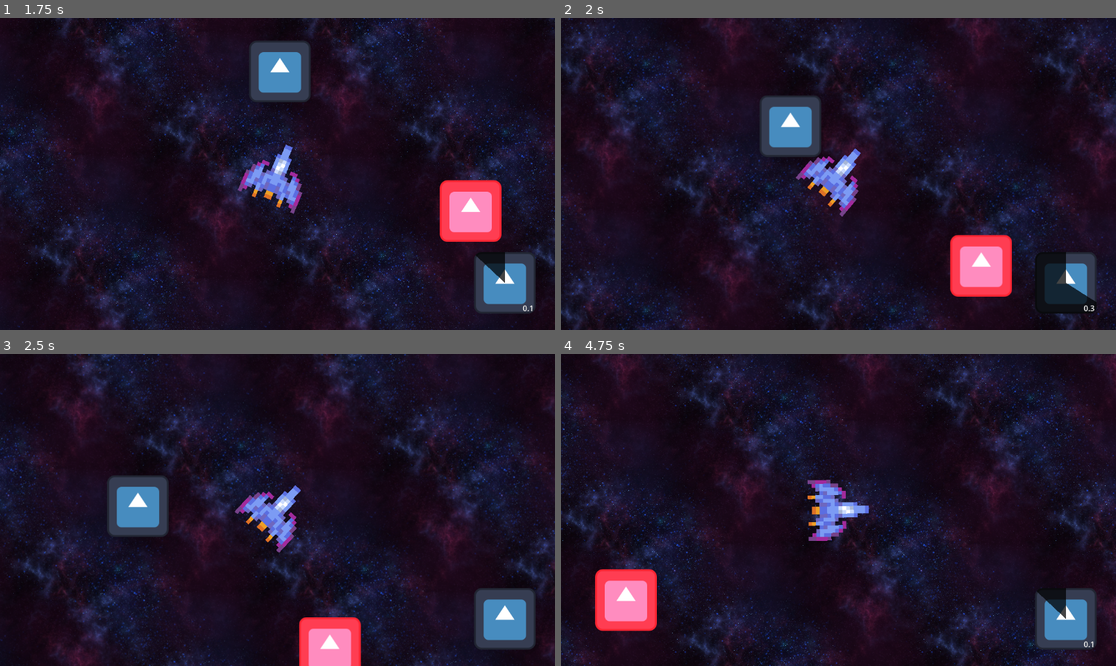
Above: before the commit, frames 1-4 (two rows, left to right).
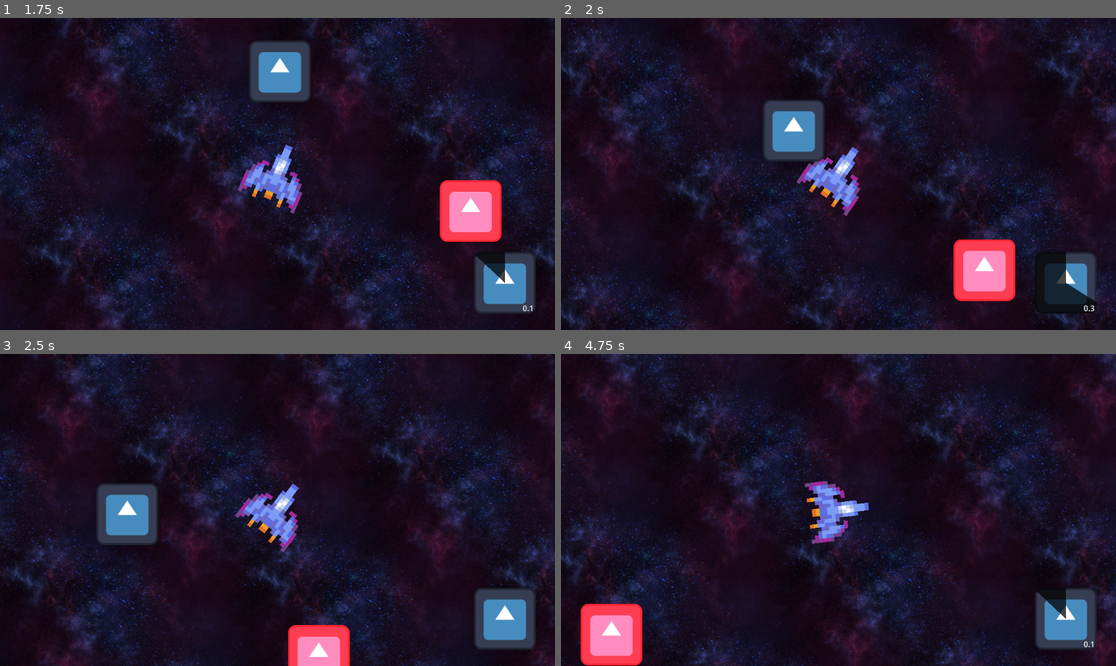
Above: after the commit, the same moments.

Repository: joegriffin2000/starship_jousting_godot
Game: Godot game, scene res://mainspace.tscn
Same seed, same stepped clock (60 frames per second), same inputs: the game is played once before the commit and once after it. The engine's default icon, where the game draws it, is replaced by a stand-in: a white triangle on a blue panel in a dark square.
Inputs (mouse positions are in pixels of both pictures, inside the frame that each line leads up to):
- Up to frame 1 (1.75 s): click (505, 283) at 0.5 s; move the mouse to (399, 158) at 1.27 s; hold D (right) from 1.28 s (still down); hold Space (dash) from 1.28 s (still down); click (399, 158) at 1.42 s
- Up to frame 2 (2 s): keep holding D (right); keep holding Space (dash)
- Up to frame 3 (2.5 s): release D (right) at 2 s; release Space (dash) at 2 s; drag from (166, 525) to (416, 603) at 2.02 s
- Up to frame 4 (4.75 s): move the mouse to (894, 441) at 2.77 s; press the mouse at (894, 441) at 2.78 s; hold D (right) 2.78-3.5 s; tap Space (dash) at 3.05 s; release the mouse at (894, 441) at 3.5 s; drag from (810, 572) to (672, 463) at 3.52 s; move the mouse to (1005, 556) at 4.27 s; hold A (left) from 4.28 s (still down); hold Space (dash) from 4.28 s (still down)

Frame 1 is identical in both runs. In frame 2, 10% of the frame differs, in the area x 0-100%, y 0-100%; in frame 3, 15%; in frame 4, 20%.

Commit message:
made some variables global annd change hitbox of ship

Diff:
--- a/UI/gameOverScreen.tscn
+++ b/UI/gameOverScreen.tscn
@@ -1,7 +1,7 @@
 [gd_scene load_steps=4 format=3 uid="uid://b11glto6yoca8"]
 
 [ext_resource type="Script" path="res://UI/gameOverScreen.gd" id="1_ivkvd"]
-[ext_resource type="FontVariation" uid="uid://cqgxin5irqgf7" path="res://Fonts/pixelFont.tres" id="2_hqkl0"]
+[ext_resource type="FontVariation" uid="uid://cqgxin5irqgf7" path="res://fonts/pixelFont.tres" id="2_hqkl0"]
 
 [sub_resource type="StyleBoxFlat" id="StyleBoxFlat_20lhd"]
 bg_color = Color(0.164706, 0.152941, 0.211765, 0.647059)
--- a/logic/ship.gd
+++ b/logic/ship.gd
@@ -6,9 +6,6 @@
 @onready var dash = $Dash_Cooldown
 @onready var iframes = 0 # Put a timer here I need to ask how to set that up
 
-var health = 1
-var credits = 0
-var totalScore = 100
 var rotation_direction = 0
 
 signal player_died(score)
@@ -17,7 +14,7 @@
 	pass
 
 func get_input():
-	if health >= 1:
+	if ShipData.health >= 1:
 		if Input.is_action_pressed("dash") and !dash.is_in_cd() and ShipData.knockback == false:
 			action.start_dash(ShipData.dash_length)
 			dash.start_cd(ShipData.dash_cd)
@@ -54,14 +51,14 @@
 # This function handles taking damage.
 # Note: Put timer here for i-frames.
 func take_damage():
-	health -= 1
-	if health < 1:
+	ShipData.health -= 1
+	if ShipData.health < 1:
 		death()
 
 # This function handles when the player reaches 0 HP.
 func death():
 	# Need a better solution for how to freeze player inputs
-	player_died.emit(totalScore)
+	player_died.emit(ShipData.totalScore)
 
 func _on_dmg_rock_took_damage() -> void:
 	take_damage()
--- a/logic/ship_data.gd
+++ b/logic/ship_data.gd
@@ -14,3 +14,22 @@
 
 #Ship resources
 @export var credits = 0
+@export var health = 1
+@export var totalScore = 100
+
+func reset():
+	speed = 300
+	rotation_speed = 3
+	dash_speed = 900
+	dash_length = 0.3
+	dash_cd = 0.5
+	knock_back_time = 0.3
+
+	#Ship states
+	knockback = false
+	dash = false
+
+	#Ship resources
+	credits = 0
+	health = 1
+	totalScore = 100
--- a/ship.tscn
+++ b/ship.tscn
@@ -1,13 +1,9 @@
-[gd_scene load_steps=6 format=3 uid="uid://e1bi5rviiufr"]
+[gd_scene load_steps=5 format=3 uid="uid://e1bi5rviiufr"]
 
 [ext_resource type="Script" path="res://logic/ship.gd" id="1_i8hbr"]
 [ext_resource type="Texture2D" uid="uid://om46hfkv7o05" path="res://Sprites/ship.png" id="2_g8wrt"]
 [ext_resource type="Script" path="res://logic/dash.gd" id="4_aff75"]
 [ext_resource type="Script" path="res://logic/action.gd" id="5_rp1k1"]
-
-[sub_resource type="CapsuleShape2D" id="CapsuleShape2D_pg804"]
-radius = 60.0
-height = 126.0
 
 [node name="Ship" type="CharacterBody2D"]
 position = Vector2(-1, 0)
@@ -19,8 +15,8 @@
 scale = Vector2(7.875, 7.875)
 texture = ExtResource("2_g8wrt")
 
-[node name="CollisionShape2D" type="CollisionShape2D" parent="."]
-shape = SubResource("CapsuleShape2D_pg804")
+[node name="CollisionPolygon2D" type="CollisionPolygon2D" parent="."]
+polygon = PackedVector2Array(-9, -62, 8, -62, 67, 19, 67, 65, -66, 65, -66, 16)
 
 [node name="Action_Timer" type="Timer" parent="."]
 script = ExtResource("5_rp1k1")
Not shown: 1 places in UI/HUD.tscn that only renumber resources
Not shown: 1 places in mainspace.tscn that only renumber resources
